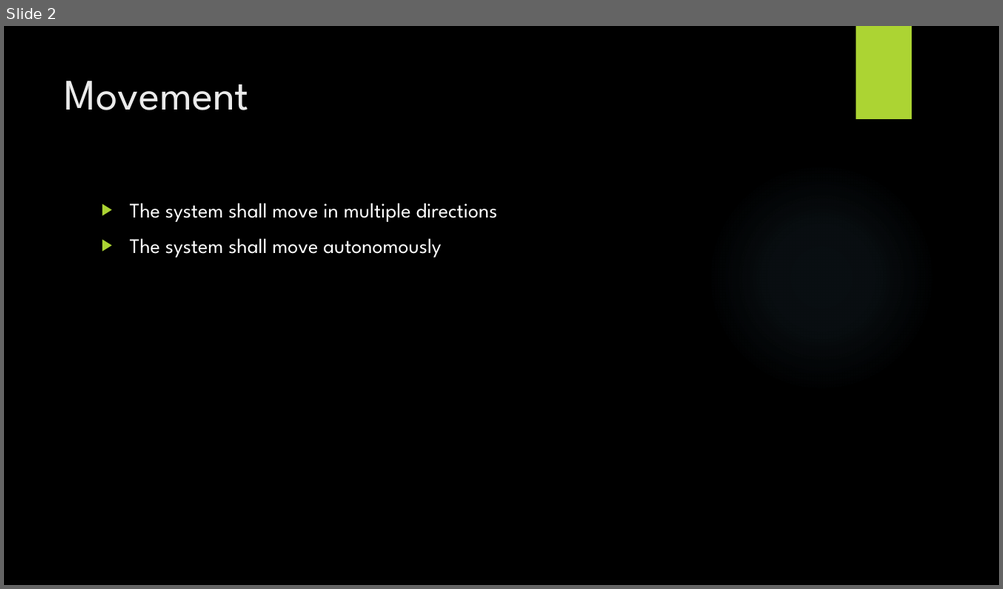
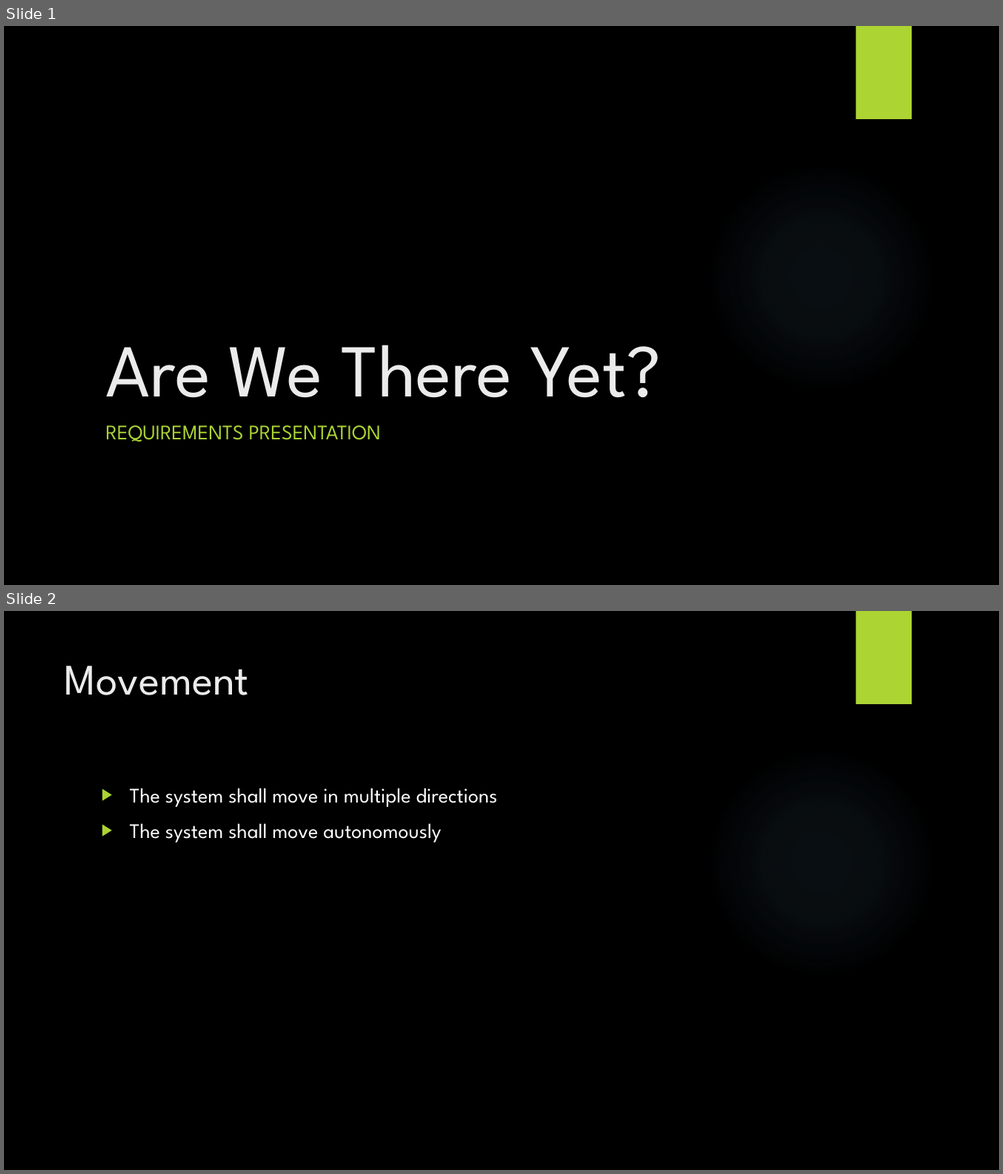
Before and after one commit to powellb1/CapStone, a slide deck: Documentation/Class Presentations/Requirements Presentation.pptx. Shown one above the other, each under a label of ours: slide 2 before the commit, slides 1 and 2 after it. The pictures are 1003x589 and 1003x1174 pixels, drawn with LibreOffice and Linux fonts; fonts in the diff are those of the drawing; background and template pictures are left out. Boxes give left, top, right and bottom in pixels: in the first picture for what was removed or moved away, otherwise in the second. Text is boxed around its words. In the diff, an @@ line names an element or a change of style, - is before the commit and + after.

```diff
--- a/Documentation/Class Presentations/Requirements Presentation.pptx
+++ b/Documentation/Class Presentations/Requirements Presentation.pptx
@@ slide 1 added at bbox=[4, 26, 999, 585], background picture (left out); not listed: 2 template elements that a slide beside it also shows @@
@@ title added at bbox=[105, 345, 660, 398], 72 pt, text #EBEBEB @@
+Are We There Yet?
@@ subtitle added at bbox=[105, 426, 381, 442], 20 pt, text #ACD433 @@
+REQUIREMENTS PRESENTATION
```
Also in this commit, not shown: 1 slide removed.
